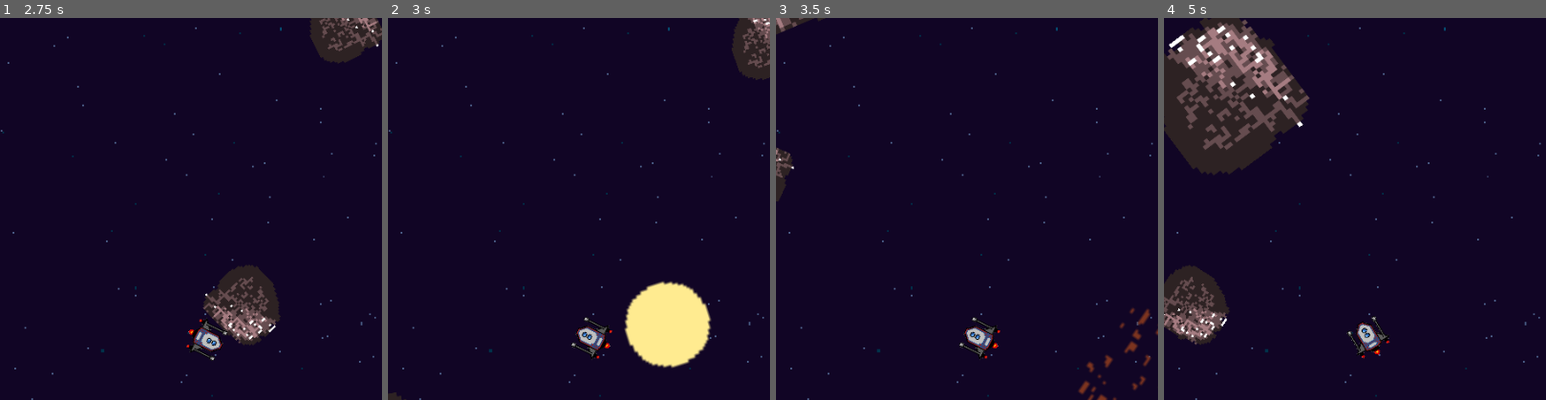
Above: before the commit, frames 1-4 (left to right).
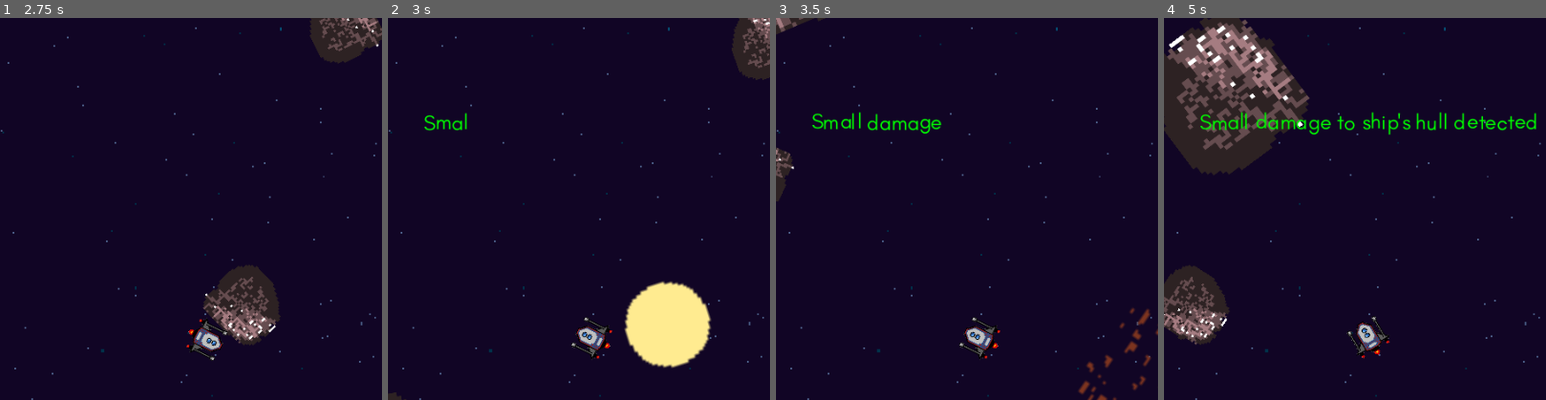
Above: after the commit, the same moments.

Repository: Locherdev/cursor-odyssey
Game: Godot game, scene res://src/level/Titlescreen.tscn
Two runs of this game, one before a commit and one after it. Both use one fixed random seed, a clock stepped at 60 frames per second and the inputs below. Sound files missing from this copy of the repository are replaced by a short silence.
Inputs (mouse positions are % of the whole screen's width and height, from its top left):
- Up to frame 1 (2.75 s): click "Early Game" at 0.5 s; move the mouse to (45, 70) at 1.27 s; move the mouse to (80, 65) at 2.02 s
- Up to frame 2 (3 s): move the mouse to (20, 35) at 2.77 s
- Up to frame 3 (3.5 s): no input
- Up to frame 4 (5 s): move the mouse to (55, 50) at 3.52 s; move the mouse to (35, 25) at 4.27 s
The pictures show only the part of the screen within x 23-73%, y 8-58%; the shares and areas given below are measured in that part.

Frame 1 is identical in both runs. In frame 2, 0.2% of the frame differs, in the area x 9-21%, y 24-30%; in frame 3, 0.6%; in frame 4, 1.5%, in the area x 9-98%, y 24-31%.

Commit message:
soundeffects implemented! Screen Outputs implemented!

Diff:
--- a/game/src/audioplayer/AudioStreamPlayer.gd
+++ b/game/src/audioplayer/AudioStreamPlayer.gd
@@ -44,7 +44,11 @@
 	$AnimationPlayer.play("fadeout")
 
 func _on_AnimationPlayer_animation_finished(anim_name: String) -> void:
-	queue_free()
+	stop()
+	var audiostream = load(Music.track_gameover)
+	set_stream(audiostream)
+	volume_db = linear2db(Globals.game_volume)
+	play()
 
 ### NOT USED ###
 func _pause_current_track() -> void:
--- a/game/src/audioplayer/AudioStreamPlayer.tscn
+++ b/game/src/audioplayer/AudioStreamPlayer.tscn
@@ -4,7 +4,7 @@
 
 [sub_resource type="Animation" id=1]
 resource_name = "fadeout"
-length = 3.0
+length = 2.0
 tracks/0/type = "value"
 tracks/0/path = NodePath(".:volume_db")
 tracks/0/interp = 1
@@ -12,7 +12,7 @@
 tracks/0/imported = false
 tracks/0/enabled = true
 tracks/0/keys = {
-"times": PoolRealArray( 0, 3 ),
+"times": PoolRealArray( 0, 2 ),
 "transitions": PoolRealArray( 1, 1 ),
 "update": 0,
 "values": [ 0.0, -30.0 ]
@@ -24,4 +24,6 @@
 
 [node name="AnimationPlayer" type="AnimationPlayer" parent="."]
 anims/fadeout = SubResource( 1 )
+
+[node name="Soundeffects" type="AudioStreamPlayer" parent="."]
 [connection signal="animation_finished" from="AnimationPlayer" to="." method="_on_AnimationPlayer_animation_finished"]
--- a/game/src/autoloads/Globals.gd
+++ b/game/src/autoloads/Globals.gd
@@ -2,6 +2,7 @@
 
 signal trackname(name)
 signal statuslog(text)
+signal screenOutput(text)
 signal pause_game()
 signal resume_game()
 signal set_music_volume(vol, flag)
@@ -19,6 +20,9 @@
 func append_to_statuslog(text):
 	emit_signal("statuslog", text)
 
+func output_to_screen(text):
+	emit_signal("screenOutput", text)
+
 func pause(state):
 	spaceship.visible = not state
 	if state:
--- a/game/src/autoloads/MusicLibrary.gd
+++ b/game/src/autoloads/MusicLibrary.gd
@@ -83,6 +83,19 @@
 var track_credits = "res://assets/bgm/plumrain.ogg"
 var current_track = []
 
+### Sound Effects ###
+var sounds_total = [
+	{
+	"id": 0,
+	"name": "Explosion Debris",
+	"path": "res://assets/sfx/explosion_debris.wav"
+	},{
+	"id": 1,
+	"name": "Explosion Ship",
+	"path": "res://assets/sfx/Explosion_ship.wav"
+	}
+]
+
 func set_current_track(lib_id, index) -> String:
 	match lib_id:
 		0: current_track = tracks_early[index]
--- a/game/src/autoloads/StatusMsg.gd
+++ b/game/src/autoloads/StatusMsg.gd
@@ -1,5 +1,6 @@
 extends Node
 
+### Statusbar Output ###
 var debug_skipSong = "[color=yellow]- DEBUG: Skip current track[/color]"
 
 var game_collisionDebris = "- Spaceship crashed into debris."
@@ -8,3 +9,9 @@
 var system_gameResumed = "[color=red]- SYSTEM: Game resumed.[/color]"
 func system_volume(vol) -> String:
 	return "[color=red]- SYSTEM: Game volume [" + vol + "/1.0][/color]"
+
+### Screen Output ###
+var screen_smallDMG = "[shake rate=5 level=10][color=lime]Small damage to ship's hull detected[/color][/shake]"
+var screen_moderateDMG = "[shake rate=5 level=10][color=yellow]Moderate damage to ship's hull detected[/color][/shake]"
+var screen_critialDMG = "[shake rate=5 level=10][color=red]Critical damage to ship's hull detected[/color][/shake]"
+var screen_deathDMG = "[shake rate=5 level=10][color=red]Unreparable damage to ship. Please evacuate.[/color][/shake]"
--- a/game/src/debris/Debris.gd
+++ b/game/src/debris/Debris.gd
@@ -6,6 +6,7 @@
 	if(body.name == 'Spaceship'):
 		$Area2D.visible = false
 		$AnimationPlayer.play("Explosion")
+		_play_sound()
 		Globals.append_to_statuslog(StatusMsg.game_collisionDebris)
 		Globals.spaceship.receive_damage()
 
@@ -14,3 +15,9 @@
 
 func _on_AnimationPlayer_animation_finished(anim_name: String) -> void:
 	queue_free()
+
+func _play_sound():
+	var soundstream = load(Music.sounds_total[0].path)
+	$Soundeffects.set_stream(soundstream)
+	$Soundeffects.volume_db = linear2db(Globals.game_volume)
+	$Soundeffects.play()
--- a/game/src/debris/Debris.tscn
+++ b/game/src/debris/Debris.tscn
@@ -68,5 +68,7 @@
 
 [node name="AnimationPlayer" type="AnimationPlayer" parent="."]
 anims/Explosion = SubResource( 1 )
+
+[node name="Soundeffects" type="AudioStreamPlayer" parent="."]
 [connection signal="body_entered" from="Area2D" to="." method="_on_Area2D_body_entered"]
 [connection signal="animation_finished" from="AnimationPlayer" to="." method="_on_AnimationPlayer_animation_finished"]
--- a/game/src/spaceship/Spaceship.gd
+++ b/game/src/spaceship/Spaceship.gd
@@ -1,11 +1,13 @@
 extends KinematicBody2D
+
+
 
 export var max_move_speed = 250
 export var min_move_speed = 50
 export var stop_distance = 250
 var vel: Vector2
 var distance
-var hitpoints = 3
+var hitpoints = 4
 
 func _ready() -> void:
 	Globals.register_ship(self)
@@ -29,13 +31,27 @@
 
 # Collision #
 func receive_damage():
-	print("Got hit")
 	hitpoints -= 1
-	if hitpoints == 0:
-		$Effect.visible = true
-		$AnimationPlayer.play("Explosion")
-		Globals.death()
-		set_process(false)
+	match hitpoints:
+		3:
+			Globals.output_to_screen(StatusMsg.screen_smallDMG)
+		2:
+			Globals.output_to_screen(StatusMsg.screen_moderateDMG)
+		1:
+			Globals.output_to_screen(StatusMsg.screen_critialDMG)
+		0:
+			Globals.output_to_screen(StatusMsg.screen_deathDMG)
+			$Effect.visible = true
+			$AnimationPlayer.play("Explosion")
+			_play_sound()
+			Globals.death()
+			set_process(false)
 
 func _on_AnimationPlayer_animation_finished(anim_name: String) -> void:
 	$Effect.visible = false
+
+func _play_sound():
+	var soundstream = load(Music.sounds_total[1].path)
+	$Soundeffects.set_stream(soundstream)
+	$Soundeffects.volume_db = linear2db(Globals.game_volume)
+	$Soundeffects.play()
--- a/game/src/spaceship/Spaceship.tscn
+++ b/game/src/spaceship/Spaceship.tscn
@@ -76,4 +76,6 @@
 
 [node name="CollisionPolygon2D2" type="CollisionPolygon2D" parent="."]
 polygon = PoolVector2Array( -128.011, -138.957, -27.6253, -144.883, 27.613, -143.82, 131.362, -136.255, 152.436, 62.0567, 0.0546265, 146.353, -150.165, 59.8953 )
+
+[node name="Soundeffects" type="AudioStreamPlayer" parent="."]
 [connection signal="animation_finished" from="AnimationPlayer" to="." method="_on_AnimationPlayer_animation_finished"]
--- a/game/src/userinterface/UI.gd
+++ b/game/src/userinterface/UI.gd
@@ -1,11 +1,14 @@
 extends CanvasLayer
 
-onready var trackname_label = $Trackname
+onready var trackname_label = $Control/Trackname
 onready var status_log = $Control/StatusLog
+onready var screen_output = $Control/ScreenOutput
+onready var screen_player = $Control/ScreenOutput/ScreenPlayer
 
 func _ready() -> void:
 	Globals.connect("trackname", self, "_change_trackname")
 	Globals.connect("statuslog", self, "_append_to_statuslog")
+	Globals.connect("screenOutput", self, "_output_to_screen")
 
 func _process(delta: float) -> void:
 	_debug()
@@ -18,6 +21,12 @@
 	status_log.append_bbcode("\n")
 	#status_log.text += "\n" + text
 
+func _output_to_screen(text):
+	screen_player.stop()
+	screen_output.bbcode_text = ""
+	screen_output.append_bbcode("[center]"+text+"[/center]")
+	screen_player.play("Text_In")
+
 ### Debug Output Functions ###
 func _debug():
 	$Debug/Debug_position.text = "Position: ("+ str(int(Globals.spaceship.position.x)) + "/" + str(int(Globals.spaceship.position.y))+")"
--- a/game/src/userinterface/UI.tscn
+++ b/game/src/userinterface/UI.tscn
@@ -1,25 +1,42 @@
-[gd_scene load_steps=3 format=2]
+[gd_scene load_steps=4 format=2]
 
 [ext_resource path="res://assets/font/Glacial_trackname.tres" type="DynamicFont" id=1]
 [ext_resource path="res://src/userinterface/UI.gd" type="Script" id=2]
 
+[sub_resource type="Animation" id=1]
+resource_name = "Text_In"
+length = 5.0
+tracks/0/type = "value"
+tracks/0/path = NodePath(".:percent_visible")
+tracks/0/interp = 1
+tracks/0/loop_wrap = true
+tracks/0/imported = false
+tracks/0/enabled = true
+tracks/0/keys = {
+"times": PoolRealArray( 0, 2 ),
+"transitions": PoolRealArray( 1, 1 ),
+"update": 0,
+"values": [ 0.0, 1.0 ]
+}
+tracks/1/type = "value"
+tracks/1/path = NodePath(".:modulate")
+tracks/1/interp = 1
+tracks/1/loop_wrap = true
+tracks/1/imported = false
+tracks/1/enabled = true
+tracks/1/keys = {
+"times": PoolRealArray( 0, 4, 5 ),
+"transitions": PoolRealArray( 1, 1, 1 ),
+"update": 0,
+"values": [ Color( 1, 1, 1, 1 ), Color( 1, 1, 1, 1 ), Color( 1, 1, 1, 0 ) ]
+}
+
 [node name="UI" type="CanvasLayer"]
 script = ExtResource( 2 )
 
-[node name="Trackname" type="Label" parent="."]
-anchor_top = 0.95
-anchor_right = 0.4
+[node name="Debug" type="Control" parent="."]
+anchor_right = 1.0
 anchor_bottom = 1.0
-margin_left = 10.0
-margin_bottom = -10.0
-custom_fonts/font = ExtResource( 1 )
-text = "Songname"
-valign = 2
-__meta__ = {
-"_edit_use_anchors_": false
-}
-
-[node name="Debug" type="Control" parent="."]
 grow_horizontal = 0
 grow_vertical = 0
 size_flags_horizontal = 0
@@ -95,7 +112,37 @@
 margin_right = -10.0
 margin_bottom = -10.0
 custom_constants/line_separation = 5
+bbcode_enabled = true
 scroll_following = true
 __meta__ = {
 "_edit_use_anchors_": false
 }
+
+[node name="Trackname" type="Label" parent="Control"]
+anchor_top = 0.95
+anchor_right = 0.4
+anchor_bottom = 1.0
+margin_left = 10.0
+margin_top = 1.29236
+margin_bottom = -8.70764
+custom_fonts/font = ExtResource( 1 )
+text = "Songname"
+valign = 2
+__meta__ = {
+"_edit_use_anchors_": false
+}
+
+[node name="ScreenOutput" type="RichTextLabel" parent="Control"]
+modulate = Color( 1, 1, 1, 0 )
+anchor_left = 0.2
+anchor_top = 0.2
+anchor_right = 0.8
+anchor_bottom = 0.3
+custom_fonts/normal_font = ExtResource( 1 )
+__meta__ = {
+"_edit_use_anchors_": false
+}
+
+[node name="ScreenPlayer" type="AnimationPlayer" parent="Control/ScreenOutput"]
+anims/Text_In = SubResource( 1 )
+[connection signal="animation_finished" from="Control/ScreenOutput/ScreenPlayer" to="." method="_on_ScreenPlayer_animation_finished"]
Not shown, added: game/assets/sfx/Explosion_ship.wav.import
Not shown, added: game/assets/sfx/explosion_debris.wav.import
Not shown, added: game/assets/sfx/Explosion_ship.wav
Not shown, added: game/assets/sfx/explosion_debris.wav
